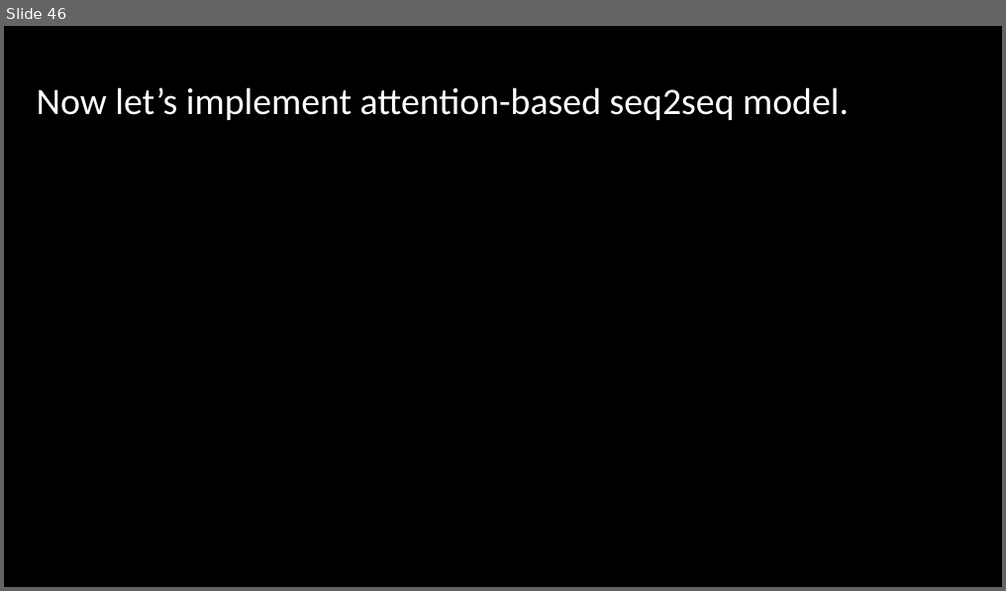
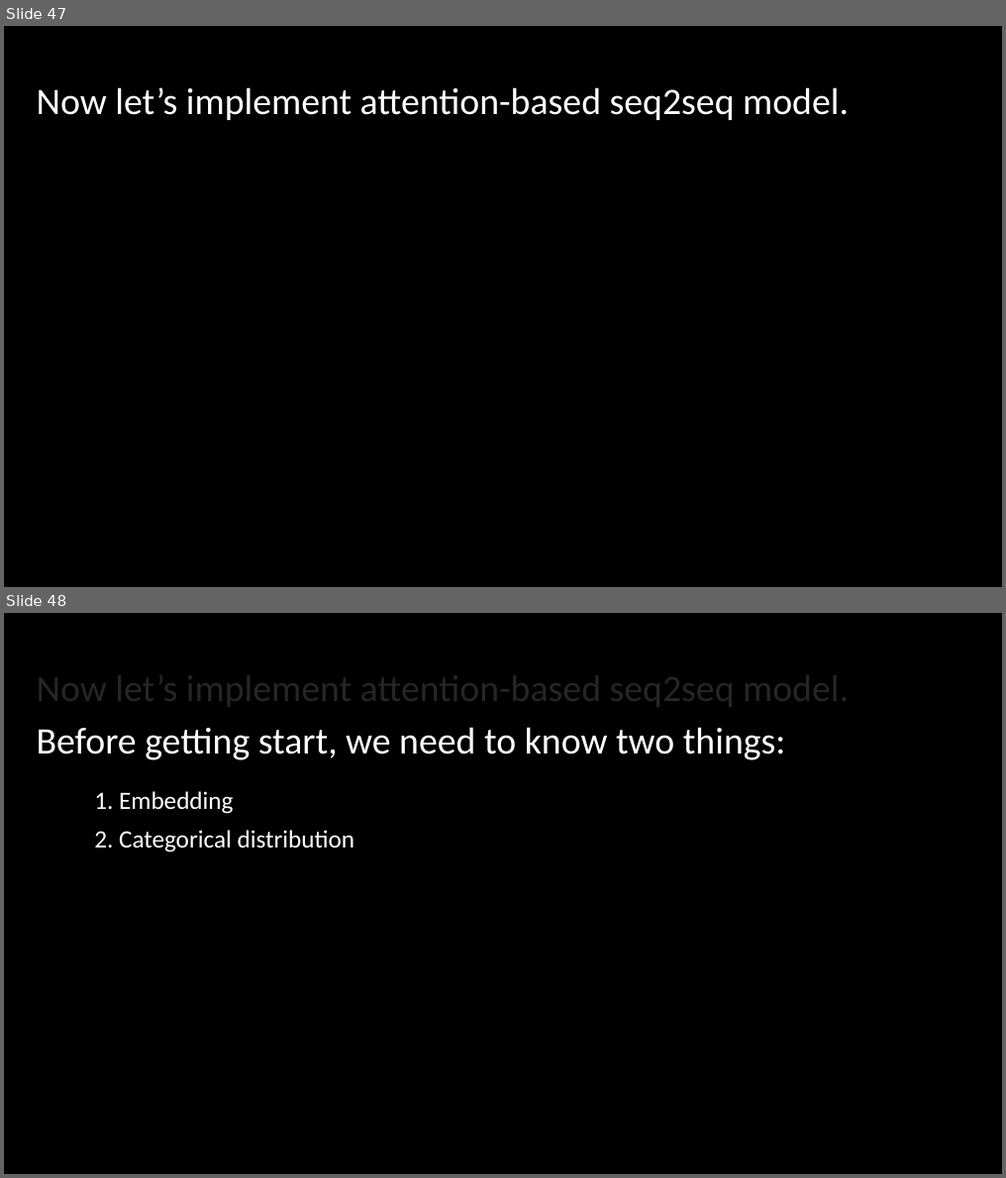
Before and after one commit to minseok127/paper_reviews, a slide deck: deep_learning/Neural Machine Translation with Attention.pptx. Shown one above the other, each under a label of ours: slide 46 before the commit, slides 47 and 48 after it. The pictures are 1006x591 and 1006x1178 pixels, drawn with LibreOffice and Linux fonts; fonts in the diff are those of the drawing. Boxes give left, top, right and bottom in pixels: in the first picture for what was removed or moved away, otherwise in the second. Text is boxed around its words. In the diff, an @@ line names an element or a change of style, - is before the commit and + after.

Commit message:
Neural Machine Translation with Attention: checkpointing

```diff
--- a/deep_learning/Neural Machine Translation with Attention.pptx
+++ b/deep_learning/Neural Machine Translation with Attention.pptx
@@ slide 48 added at box(4, 613, 1002, 1174), background #000000 @@
@@ text added at box(37, 665, 848, 711), 36 pt, text #FFFFFF at 15% opacity @@
+Now let’s implement attention-based seq2seq model.
@@ text added at box(37, 727, 786, 761), 36 pt, text #FFFFFF @@
+Before getting start, we need to know two things:
@@ text added at box(94, 791, 233, 814), 24 pt, text #FFFFFF @@
+1. Embedding
@@ text added at box(94, 830, 355, 853), 24 pt, text #FFFFFF @@
+2. Categorical distribution
@@ what was slide 46 is now slide 47 @@
```
Also in this commit, not shown: 3 slides changed, 1 other slide added.
